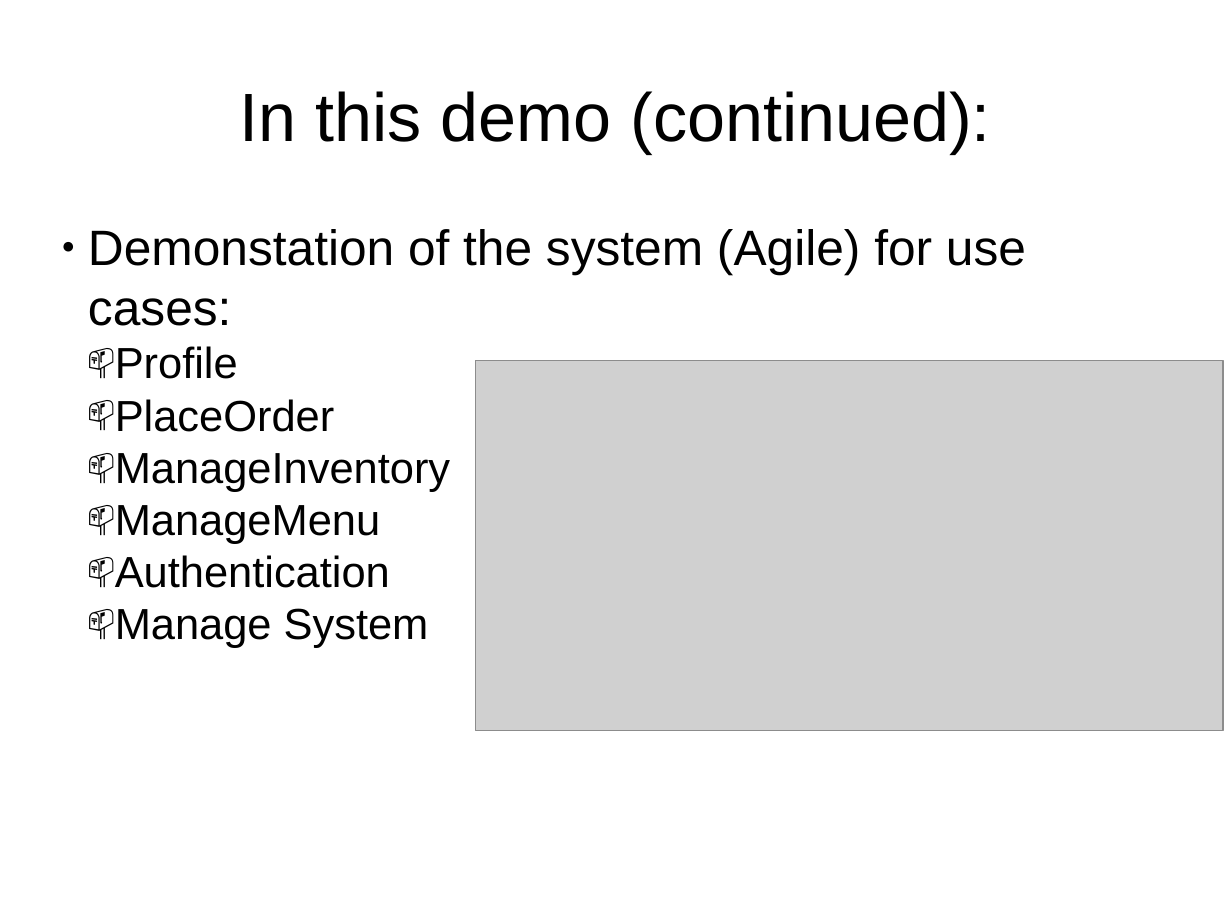
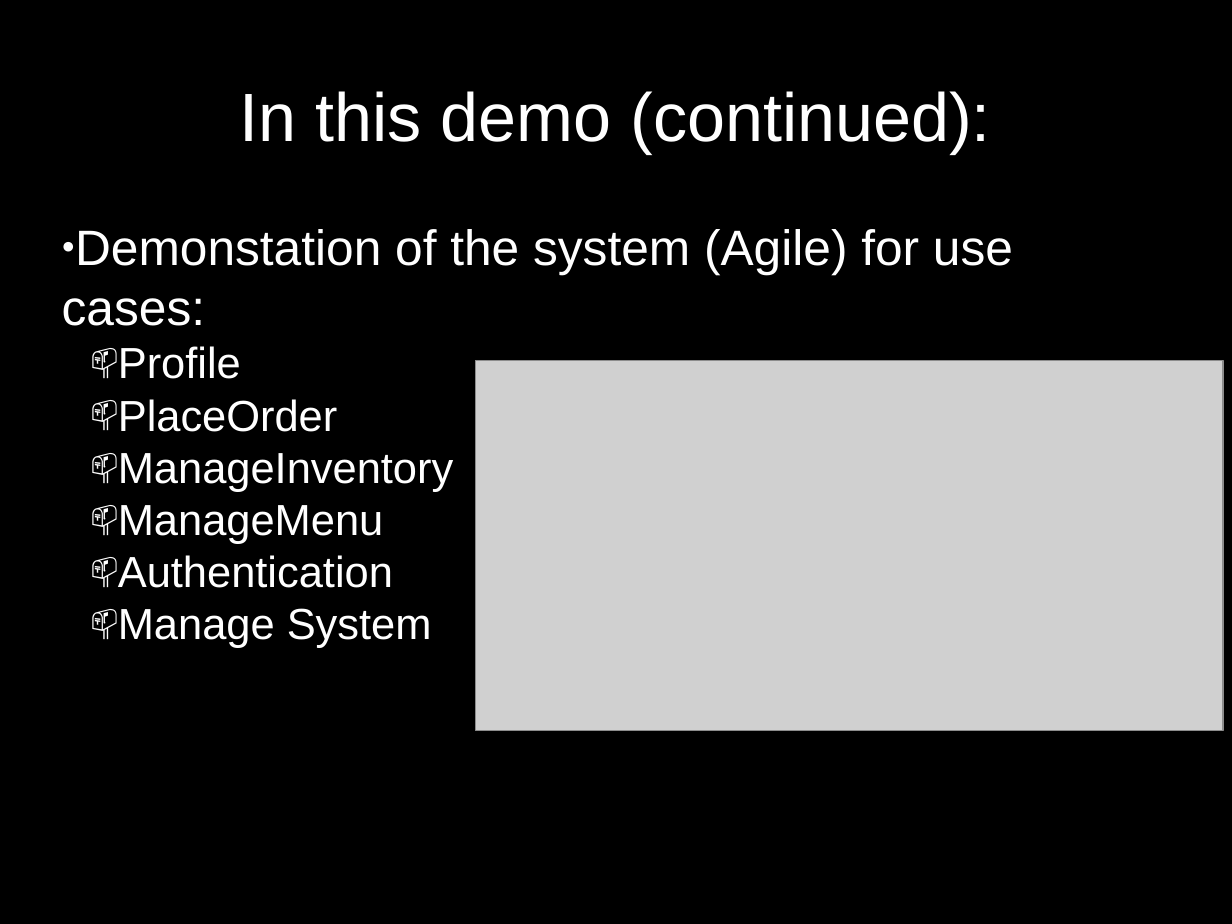
Before and after one commit to toniamichael94/MainProjectCOS301, a slide deck: slide 14 of Demo/Demo2PPT.pptx (slide 8 before the commit). Drawn at 1232x924 pixels with LibreOffice and Linux fonts; fonts in the diff are those of the drawing; grey boxes stand for pictures; background and template pictures are left out. Boxes give left, top, right and bottom in pixels: in the first picture for what was removed or moved away, otherwise in the second. Text is boxed around its words. In the diff, an @@ line names an element or a change of style, - is before the commit and + after.

Commit message:
Added Demo slides

```diff
--- a/Demo/Demo2PPT.pptx
+++ b/Demo/Demo2PPT.pptx
@@ background #FFFFFF to picture (left out) @@
@@ text "In this demo (continued):" at [240,91,990,153]: text colour #000000 to #FFFFFF @@
@@ text "Demonstation of the system (Agile) ..." at [62,229,1013,648]: text colour #000000 to #FFFFFF; indent changed @@
```
Also in this commit, not shown: 2 other slides changed, 12 slides added, 7 slides removed, 4 other files.
